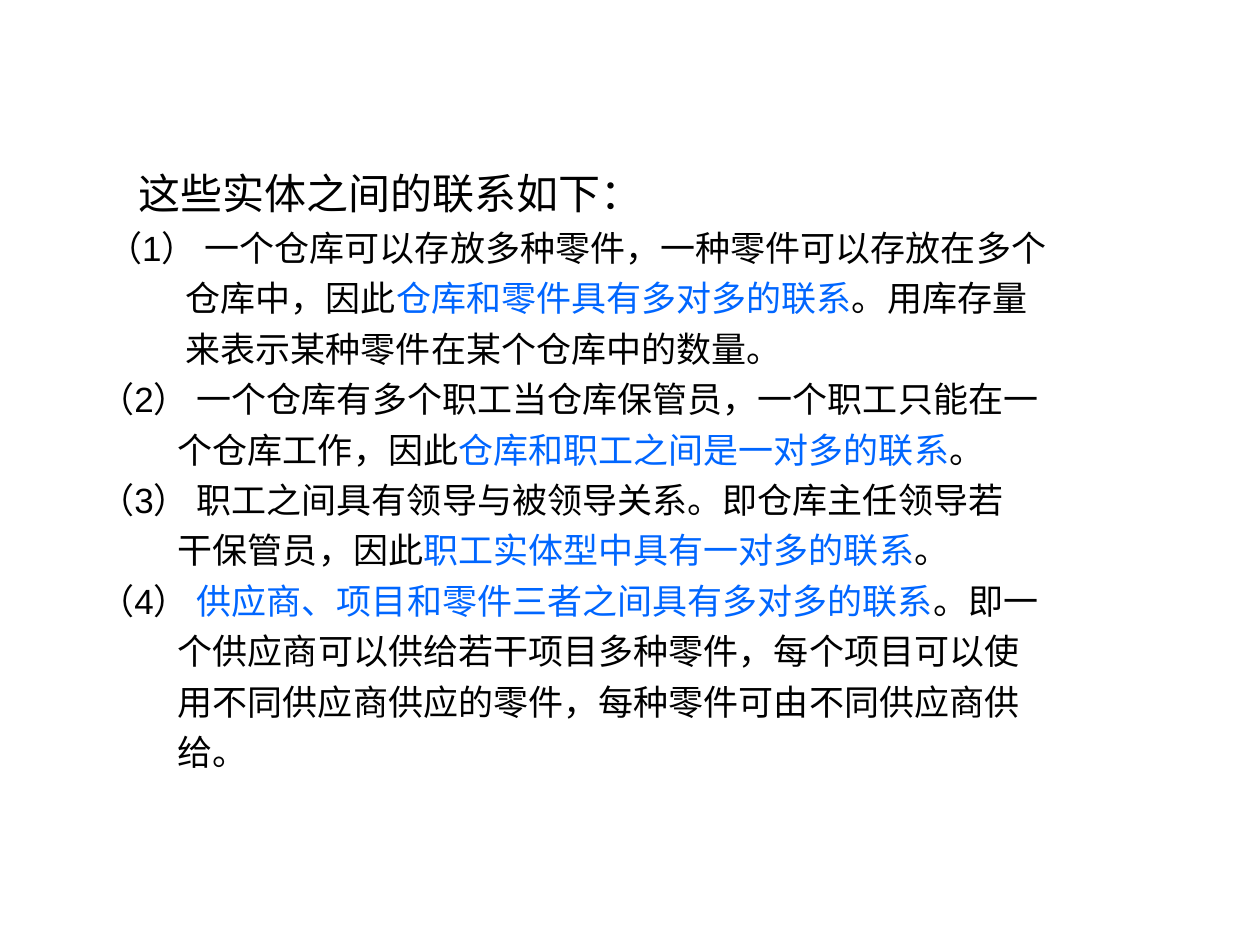
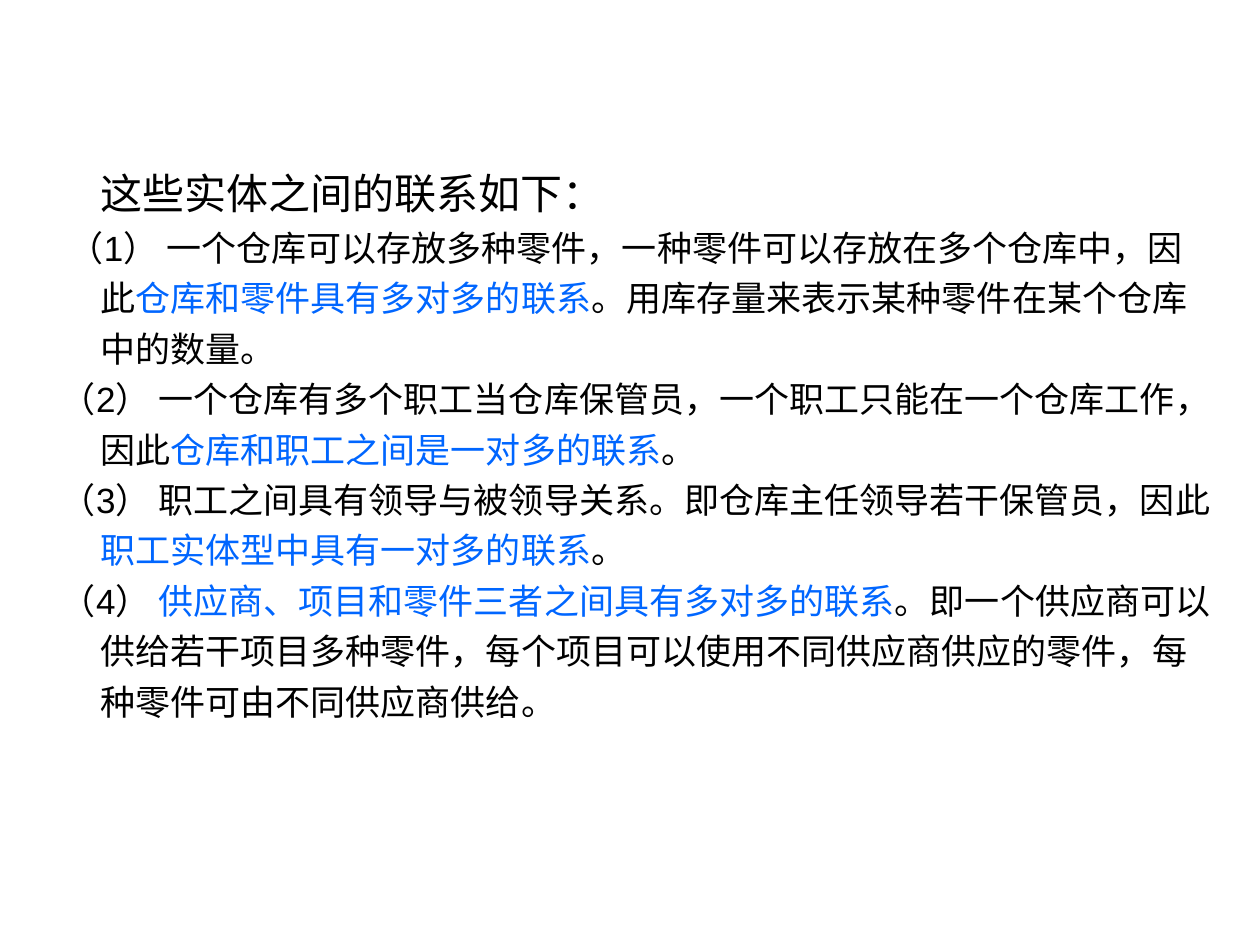
Before and after one commit to HBU/DataBase, a slide deck: slide 39 of PPT/PPT2020/DB第07章（1）.pptx. Drawn at 1260x945 pixels with LibreOffice and Linux fonts; fonts in the diff are those of the drawing; background and template pictures are left out. Boxes give left, top, right and bottom in pixels: in the first picture for what was removed or moved away, otherwise in the second. Text is boxed around its words. In the diff, an @@ line names an element or a change of style, - is before the commit and + after.

```diff
--- a/PPT/PPT2020/DB第07章（1）.pptx
+++ b/PPT/PPT2020/DB第07章（1）.pptx
@@ text "这些实体之间的联系如下：": place and size @@
-text "这些实体之间的联系如下：" at [99,173,1046,768]
+text "这些实体之间的联系如下：" at [61,173,1210,718]
@@ text at [61,231,1210,718]: text changed @@
-（1） 一个仓库可以存放多种零件，一种零件可以存放在多个
-仓库中，因此仓库和零件具有多对多的联系。用库存量
-来表示某种零件在某个仓库中的数量。
-（2） 一个仓库有多个职工当仓库保管员，一个职工只能在一
-个仓库工作，因此仓库和职工之间是一对多的联系。
-（3） 职工之间具有领导与被领导关系。即仓库主任领导若
-干保管员，因此职工实体型中具有一对多的联系。
-（4） 供应商、项目和零件三者之间具有多对多的联系。即一
-个供应商可以供给若干项目多种零件，每个项目可以使
-用不同供应商供应的零件，每种零件可由不同供应商供
-给。
+（1） 一个仓库可以存放多种零件，一种零件可以存放在多个仓库中，因此仓库和零件具有多对多的联系。用库存量来表示某种零件在某个仓库中的数量。
+（2） 一个仓库有多个职工当仓库保管员，一个职工只能在一个仓库工作，因此仓库和职工之间是一对多的联系。
+（3） 职工之间具有领导与被领导关系。即仓库主任领导若干保管员，因此职工实体型中具有一对多的联系。
+（4） 供应商、项目和零件三者之间具有多对多的联系。即一个供应商可以供给若干项目多种零件，每个项目可以使用不同供应商供应的零件，每种零件可由不同供应商供给。
```
Also in this commit, not shown: 26 other slides changed, 1 slide removed, 2 other files.
